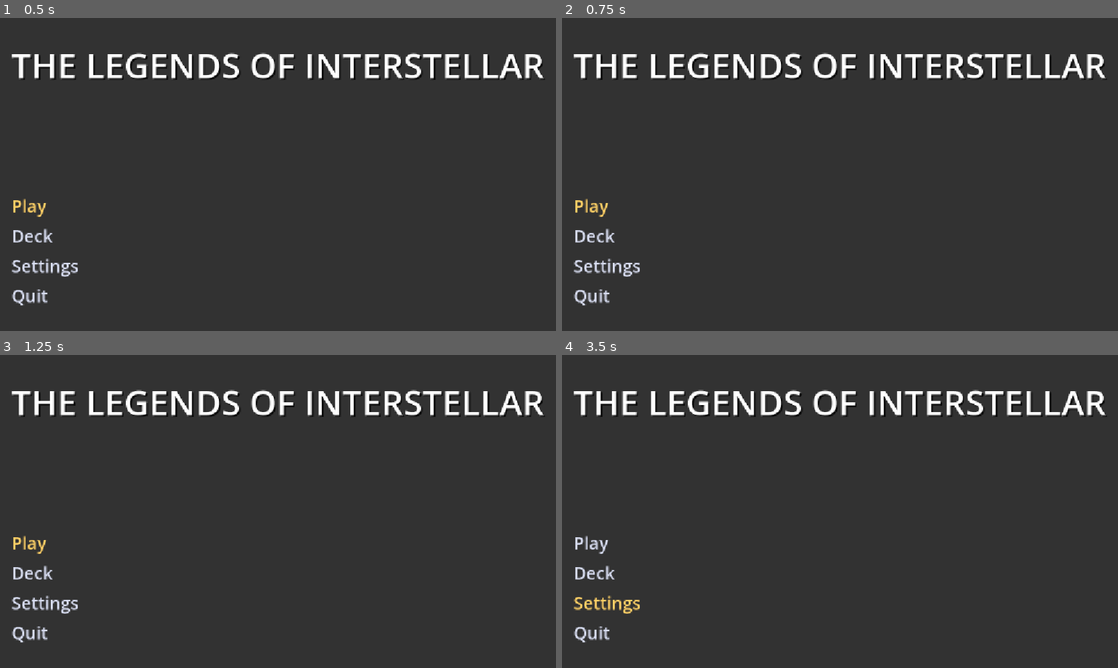
Above: before the commit, frames 1-4 (two rows, left to right).
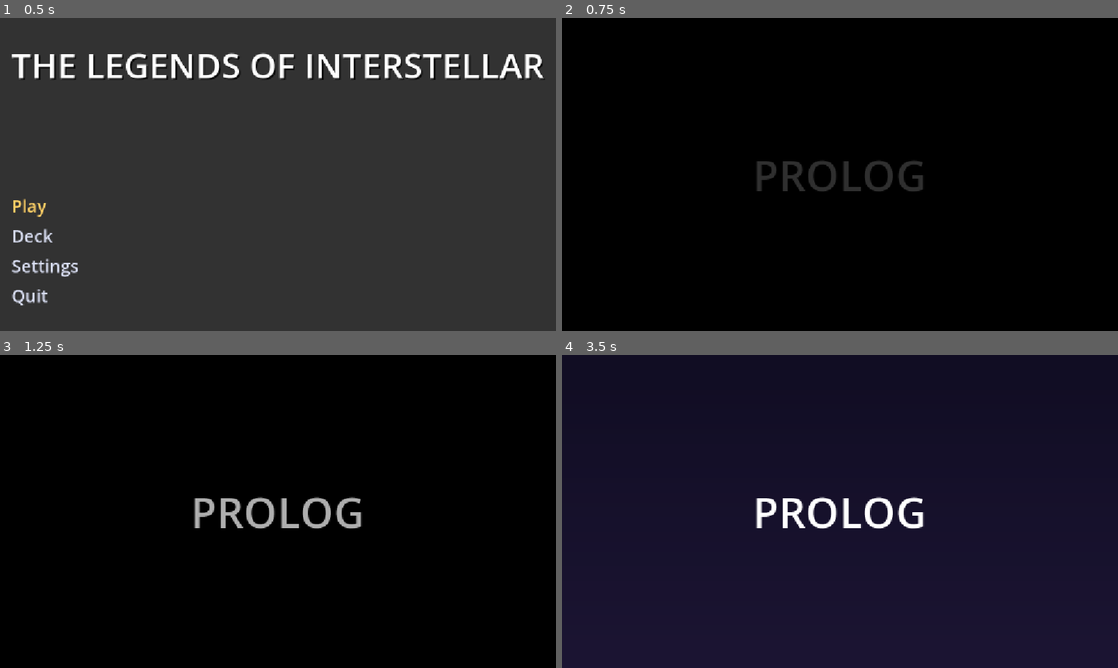
Above: after the commit, the same moments.

Repository: Hendrikojoe/The-Legends-Of-Interstellar
Game: Godot game, scene res://Scenes/main_menu.tscn
Same seed, same stepped clock (60 frames per second), same inputs: the game is played once before the commit and once after it. The project has no main scene, so this scene is started directly.
Inputs (mouse positions are in pixels of both pictures, inside the frame that each line leads up to):
- Up to frame 1 (0.5 s): no input
- Up to frame 2 (0.75 s): click "Play" at 0.5 s
- Up to frame 3 (1.25 s): no input
- Up to frame 4 (3.5 s): click (606, 542) at 1.25 s, where only the run before the commit has a clickable "Play"; click (606, 574) at 2 s, where only the run before the commit has a clickable "Deck"; click (606, 602) at 2.75 s, where only the run before the commit has a clickable "Settings"

Frame 1 is identical in both runs. In frame 2, 98% of the frame differs, in the area x 0-100%, y 0-100%; in frame 3, 99%; in frame 4, 99%.

Commit message:
prolog #1
gila aku wak lama-lama

Diff:
--- /dev/null
+++ b/Scenes/alto.tscn
@@ -0,0 +1,23 @@
+[gd_scene format=3]
+
+[ext_resource type="Script" path="res://Scripts/alto.gd" id="1_alto"]
+[ext_resource type="Script" path="res://Scripts/placeholder_capsule.gd" id="2_capsule"]
+
+[sub_resource type="CapsuleShape2D" id="CapsuleShape2D_alto"]
+radius = 20.0
+height = 96.0
+
+[node name="Alto" type="CharacterBody2D"]
+script = ExtResource("1_alto")
+
+[node name="CollisionShape2D" type="CollisionShape2D" parent="."]
+position = Vector2(0, -48)
+shape = SubResource("CapsuleShape2D_alto")
+
+[node name="Body" type="Node2D" parent="."]
+script = ExtResource("2_capsule")
+color = Color(0.4, 0.8, 1, 1)
+
+[node name="Camera2D" type="Camera2D" parent="."]
+position_smoothing_enabled = true
+position_smoothing_speed = 8.0
--- /dev/null
+++ b/Scenes/dialogue_box.tscn
@@ -0,0 +1,62 @@
+[gd_scene format=3]
+
+[ext_resource type="Script" path="res://Scripts/dialogue_box.gd" id="1_dialogue"]
+
+[sub_resource type="StyleBoxFlat" id="StyleBoxFlat_panel"]
+bg_color = Color(0.04, 0.04, 0.12, 0.92)
+border_width_left = 2
+border_width_top = 2
+border_width_right = 2
+border_width_bottom = 2
+border_color = Color(1, 0.82, 0.4, 1)
+corner_radius_top_left = 8
+corner_radius_top_right = 8
+corner_radius_bottom_right = 8
+corner_radius_bottom_left = 8
+
+[node name="DialogueBox" type="CanvasLayer"]
+layer = 10
+script = ExtResource("1_dialogue")
+
+[node name="Panel" type="PanelContainer" parent="."]
+anchors_preset = 12
+anchor_top = 1.0
+anchor_right = 1.0
+anchor_bottom = 1.0
+offset_left = 48.0
+offset_top = -216.0
+offset_right = -48.0
+offset_bottom = -32.0
+grow_horizontal = 2
+grow_vertical = 0
+theme_override_styles/panel = SubResource("StyleBoxFlat_panel")
+
+[node name="Margin" type="MarginContainer" parent="Panel"]
+layout_mode = 2
+theme_override_constants/margin_left = 28
+theme_override_constants/margin_top = 16
+theme_override_constants/margin_right = 28
+theme_override_constants/margin_bottom = 16
+
+[node name="VBox" type="VBoxContainer" parent="Panel/Margin"]
+layout_mode = 2
+
+[node name="NameLabel" type="Label" parent="Panel/Margin/VBox"]
+layout_mode = 2
+theme_override_colors/font_color = Color(1, 0.82, 0.4, 1)
+theme_override_font_sizes/font_size = 28
+text = "Nama"
+
+[node name="TextLabel" type="Label" parent="Panel/Margin/VBox"]
+layout_mode = 2
+size_flags_vertical = 3
+theme_override_font_sizes/font_size = 24
+text = "Teks dialog"
+autowrap_mode = 3
+
+[node name="HintLabel" type="Label" parent="Panel/Margin/VBox"]
+layout_mode = 2
+theme_override_colors/font_color = Color(0.7, 0.7, 0.8, 1)
+theme_override_font_sizes/font_size = 18
+text = "[E] Lanjut"
+horizontal_alignment = 2
--- /dev/null
+++ b/Scenes/king.tscn
@@ -0,0 +1,32 @@
+[gd_scene format=3]
+
+[ext_resource type="Script" path="res://Scripts/king.gd" id="1_king"]
+[ext_resource type="Script" path="res://Scripts/placeholder_capsule.gd" id="2_capsule"]
+
+[sub_resource type="CircleShape2D" id="CircleShape2D_zone"]
+radius = 180.0
+
+[node name="King" type="Node2D"]
+script = ExtResource("1_king")
+
+[node name="Body" type="Node2D" parent="."]
+script = ExtResource("2_capsule")
+radius = 28.0
+height = 150.0
+color = Color(1, 0.82, 0.3, 1)
+facing = -1
+
+[node name="InteractZone" type="Area2D" parent="."]
+
+[node name="CollisionShape2D" type="CollisionShape2D" parent="InteractZone"]
+position = Vector2(0, -60)
+shape = SubResource("CircleShape2D_zone")
+
+[node name="Prompt" type="Label" parent="."]
+offset_left = -60.0
+offset_top = -200.0
+offset_right = 60.0
+offset_bottom = -170.0
+theme_override_font_sizes/font_size = 22
+text = "[E] Bicara"
+horizontal_alignment = 1
--- a/Scenes/main_menu.tscn
+++ b/Scenes/main_menu.tscn
@@ -30,6 +30,7 @@
 grow_vertical = 2
 theme = SubResource("Theme_menu")
 script = ExtResource("1_menu")
+play_scene = "res://Scenes/prolog.tscn"
 
 [node name="Background" type="TextureRect" parent="." unique_id=261895627]
 layout_mode = 1
--- /dev/null
+++ b/Scenes/prolog.tscn
@@ -0,0 +1,90 @@
+[gd_scene format=3]
+
+[ext_resource type="Script" path="res://Scripts/prolog.gd" id="1_prolog"]
+[ext_resource type="PackedScene" path="res://Scenes/alto.tscn" id="2_alto"]
+[ext_resource type="PackedScene" path="res://Scenes/king.tscn" id="3_king"]
+[ext_resource type="PackedScene" path="res://Scenes/dialogue_box.tscn" id="4_dialogue"]
+
+[sub_resource type="Gradient" id="Gradient_sky"]
+colors = PackedColorArray(0.02, 0.02, 0.1, 1, 0.3, 0.22, 0.5, 1)
+
+[sub_resource type="GradientTexture2D" id="GradientTexture2D_sky"]
+gradient = SubResource("Gradient_sky")
+fill_from = Vector2(0, 0)
+fill_to = Vector2(0, 1)
+width = 4
+height = 256
+
+[sub_resource type="RectangleShape2D" id="RectangleShape2D_ground"]
+size = Vector2(2480, 80)
+
+[sub_resource type="RectangleShape2D" id="RectangleShape2D_wall"]
+size = Vector2(40, 2400)
+
+[node name="Prolog" type="Node2D"]
+script = ExtResource("1_prolog")
+
+[node name="Sky" type="TextureRect" parent="."]
+offset_left = -2200.0
+offset_top = -2600.0
+offset_right = 2200.0
+offset_bottom = 0.0
+texture = SubResource("GradientTexture2D_sky")
+expand_mode = 1
+
+[node name="Ground" type="StaticBody2D" parent="."]
+position = Vector2(0, 40)
+
+[node name="CollisionShape2D" type="CollisionShape2D" parent="Ground"]
+shape = SubResource("RectangleShape2D_ground")
+
+[node name="Visual" type="ColorRect" parent="Ground"]
+offset_left = -2200.0
+offset_top = -40.0
+offset_right = 2200.0
+offset_bottom = 600.0
+color = Color(0.18, 0.14, 0.25, 1)
+
+[node name="WallLeft" type="StaticBody2D" parent="."]
+position = Vector2(-1220, -1000)
+
+[node name="CollisionShape2D" type="CollisionShape2D" parent="WallLeft"]
+shape = SubResource("RectangleShape2D_wall")
+
+[node name="WallRight" type="StaticBody2D" parent="."]
+position = Vector2(1220, -1000)
+
+[node name="CollisionShape2D" type="CollisionShape2D" parent="WallRight"]
+shape = SubResource("RectangleShape2D_wall")
+
+[node name="King" parent="." instance=ExtResource("3_king")]
+position = Vector2(400, 0)
+
+[node name="Alto" parent="." instance=ExtResource("2_alto")]
+position = Vector2(-400, 0)
+
+[node name="DialogueBox" parent="." instance=ExtResource("4_dialogue")]
+
+[node name="IntroLayer" type="CanvasLayer" parent="."]
+layer = 20
+
+[node name="Fade" type="ColorRect" parent="IntroLayer"]
+anchors_preset = 15
+anchor_right = 1.0
+anchor_bottom = 1.0
+grow_horizontal = 2
+grow_vertical = 2
+mouse_filter = 2
+color = Color(0, 0, 0, 1)
+
+[node name="PrologTitle" type="Label" parent="IntroLayer"]
+anchors_preset = 15
+anchor_right = 1.0
+anchor_bottom = 1.0
+grow_horizontal = 2
+grow_vertical = 2
+mouse_filter = 2
+theme_override_font_sizes/font_size = 88
+text = "PROLOG"
+horizontal_alignment = 1
+vertical_alignment = 1
--- /dev/null
+++ b/Scripts/alto.gd
@@ -0,0 +1,91 @@
+extends CharacterBody2D
+
+const InputSetup = preload("res://Scripts/input_setup.gd")
+
+@export_group("Movement")
+@export var move_speed: float = 280.0
+@export var crouch_speed: float = 110.0
+@export var acceleration: float = 1800.0
+@export var friction: float = 2200.0
+@export var jump_velocity: float = -560.0
+
+@export_group("Collision")
+@export var stand_height: float = 96.0
+@export var crouch_height: float = 56.0
+
+var can_move: bool = true
+var auto_direction: float = 0.0
+var is_crouching: bool = false
+var facing: int = 1
+var has_crystal: bool = false
+
+var _gravity: float = ProjectSettings.get_setting("physics/2d/default_gravity")
+
+@onready var collision: CollisionShape2D = $CollisionShape2D
+@onready var body_visual: Node2D = $Body
+@onready var camera: Camera2D = $Camera2D
+
+
+func _ready() -> void:
+	InputSetup.ensure_actions()
+	add_to_group("player")
+	collision.shape = collision.shape.duplicate()
+	_apply_height(stand_height)
+
+
+func _physics_process(delta: float) -> void:
+	if not is_on_floor():
+		velocity.y += _gravity * delta
+
+	var direction := _get_direction()
+	_update_crouch()
+
+	if can_move and is_on_floor() and not is_crouching and Input.is_action_just_pressed("jump"):
+		velocity.y = jump_velocity
+
+	var speed := crouch_speed if is_crouching else move_speed
+	if direction != 0.0:
+		velocity.x = move_toward(velocity.x, direction * speed, acceleration * delta)
+		_set_facing(1 if direction > 0.0 else -1)
+	else:
+		velocity.x = move_toward(velocity.x, 0.0, friction * delta)
+
+	move_and_slide()
+
+
+func _get_direction() -> float:
+	if not can_move:
+		return auto_direction
+	return Input.get_axis("move_left", "move_right")
+
+
+func _update_crouch() -> void:
+	var wants_crouch := can_move and is_on_floor() and Input.is_action_pressed("crouch")
+	if wants_crouch and not is_crouching:
+		_set_crouch(true)
+	elif not wants_crouch and is_crouching and _can_stand():
+		_set_crouch(false)
+
+
+func _can_stand() -> bool:
+	var extra := stand_height - crouch_height
+	return not test_move(global_transform, Vector2(0.0, -extra))
+
+
+func _set_crouch(value: bool) -> void:
+	is_crouching = value
+	_apply_height(crouch_height if value else stand_height)
+
+
+func _apply_height(height: float) -> void:
+	var capsule := collision.shape as CapsuleShape2D
+	capsule.height = height
+	collision.position.y = -height / 2.0
+	if body_visual.has_method("set_capsule_height"):
+		body_visual.set_capsule_height(height)
+
+
+func _set_facing(new_facing: int) -> void:
+	facing = new_facing
+	if "facing" in body_visual:
+		body_visual.facing = new_facing
--- /dev/null
+++ b/Scripts/dialogue_box.gd
@@ -0,0 +1,88 @@
+extends CanvasLayer
+
+signal dialogue_finished
+
+@export var chars_per_second: float = 45.0
+
+var is_active: bool = false
+
+var _lines: Array = []
+var _index: int = 0
+var _typing: bool = false
+var _tween: Tween
+
+@onready var panel: PanelContainer = $Panel
+@onready var name_label: Label = $Panel/Margin/VBox/NameLabel
+@onready var text_label: Label = $Panel/Margin/VBox/TextLabel
+@onready var hint_label: Label = $Panel/Margin/VBox/HintLabel
+
+
+func _ready() -> void:
+	panel.hide()
+
+
+func start(lines: Array) -> void:
+	if lines.is_empty():
+		return
+	_lines = lines
+	_index = 0
+	is_active = true
+	panel.show()
+	_show_line()
+
+
+func _unhandled_input(event: InputEvent) -> void:
+	if not is_active:
+		return
+	if event.is_action_pressed("interact") or event.is_action_pressed("ui_accept"):
+		get_viewport().set_input_as_handled()
+		if _typing:
+			_finish_typing()
+		else:
+			_next_line()
+
+
+func _show_line() -> void:
+	var line: Dictionary = _lines[_index]
+	var speaker: String = line.get("speaker", "")
+	var text: String = line.get("text", "")
+
+	name_label.text = speaker
+	name_label.visible = not speaker.is_empty()
+	text_label.text = text
+	text_label.visible_ratio = 0.0
+	hint_label.hide()
+
+	_typing = true
+	if _tween:
+		_tween.kill()
+	var duration: float = maxf(text.length() / chars_per_second, 0.05)
+	_tween = create_tween()
+	_tween.tween_property(text_label, "visible_ratio", 1.0, duration)
+	_tween.finished.connect(_on_typing_done)
+
+
+func _finish_typing() -> void:
+	if _tween:
+		_tween.kill()
+	text_label.visible_ratio = 1.0
+	_on_typing_done()
+
+
+func _on_typing_done() -> void:
+	_typing = false
+	hint_label.show()
+
+
+func _next_line() -> void:
+	_index += 1
+	if _index >= _lines.size():
+		_close()
+	else:
+		_show_line()
+
+
+func _close() -> void:
+	is_active = false
+	panel.hide()
+	dialogue_finished.emit()
--- /dev/null
+++ b/Scripts/input_setup.gd
@@ -0,0 +1,20 @@
+extends RefCounted
+
+const ACTIONS := {
+	"move_left": [KEY_A, KEY_LEFT],
+	"move_right": [KEY_D, KEY_RIGHT],
+	"jump": [KEY_W, KEY_UP, KEY_SPACE],
+	"crouch": [KEY_S, KEY_DOWN],
+	"interact": [KEY_E],
+}
+
+
+static func ensure_actions() -> void:
+	for action: String in ACTIONS:
+		if InputMap.has_action(action):
+			continue
+		InputMap.add_action(action)
+		for keycode: int in ACTIONS[action]:
+			var event := InputEventKey.new()
+			event.physical_keycode = keycode as Key
+			InputMap.action_add_event(action, event)
--- /dev/null
+++ b/Scripts/king.gd
@@ -0,0 +1,43 @@
+extends Node2D
+
+signal interacted
+
+@export var enabled: bool = true:
+	set(value):
+		enabled = value
+		_refresh_prompt()
+
+var _player_in_range: bool = false
+
+@onready var zone: Area2D = $InteractZone
+@onready var prompt: Label = $Prompt
+
+
+func _ready() -> void:
+	zone.body_entered.connect(_on_body_entered)
+	zone.body_exited.connect(_on_body_exited)
+	_refresh_prompt()
+
+
+func _unhandled_input(event: InputEvent) -> void:
+	if enabled and _player_in_range and event.is_action_pressed("interact"):
+		get_viewport().set_input_as_handled()
+		interacted.emit()
+
+
+func _on_body_entered(body: Node2D) -> void:
+	if body.is_in_group("player"):
+		_player_in_range = true
+		_refresh_prompt()
+
+
+func _on_body_exited(body: Node2D) -> void:
+	if body.is_in_group("player"):
+		_player_in_range = false
+		_refresh_prompt()
+
+
+func _refresh_prompt() -> void:
+	if not is_node_ready():
+		return
+	prompt.visible = enabled and _player_in_range
--- /dev/null
+++ b/Scripts/placeholder_capsule.gd
@@ -0,0 +1,36 @@
+@tool
+extends Node2D
+
+@export var radius: float = 20.0:
+	set(value):
+		radius = value
+		queue_redraw()
+
+@export var height: float = 96.0:
+	set(value):
+		height = value
+		queue_redraw()
+
+@export var color: Color = Color(0.4, 0.8, 1.0, 1.0):
+	set(value):
+		color = value
+		queue_redraw()
+
+@export var facing: int = 1:
+	set(value):
+		facing = value
+		queue_redraw()
+
+
+func set_capsule_height(new_height: float) -> void:
+	height = new_height
+
+
+func _draw() -> void:
+	var r: float = minf(radius, height / 2.0)
+	var bottom_center := Vector2(0.0, -r)
+	var top_center := Vector2(0.0, -(height - r))
+	draw_circle(bottom_center, r, color)
+	draw_circle(top_center, r, color)
+	draw_rect(Rect2(-r, -(height - r), r * 2.0, height - r * 2.0), color)
+	draw_circle(top_center + Vector2(r * 0.45 * facing, -r * 0.1), r * 0.22, Color.WHITE)
--- /dev/null
+++ b/Scripts/prolog.gd
@@ -0,0 +1,110 @@
+extends Node2D
+
+@export_file("*.tscn") var next_scene: String = ""
+
+@export_group("Intro")
+@export var camera_pan_duration: float = 5.0
+@export var camera_start_height: float = 1500.0
+@export var camera_final_offset: Vector2 = Vector2(0.0, -120.0)
+
+const DIALOGUE := [
+	{
+		"speaker": "Alto",
+		"text": "Yang Mulia! Saya mendengar kabar tentang Putri Ellie. Izinkan saya pergi untuk mencarinya!",
+	},
+	{
+		"speaker": "Raja Interstellar",
+		"text": "Alto... Anak muda, kau harus tahu bahwa yang dihadapi bukanlah musuh biasa. Brok tinggal di sebuah goa tersembunyi di balik pegunungan yang jarang dijamah. Perjalanan ini sangat berbahaya. Berhati-hatilah.",
+	},
+	{
+		"speaker": "Alto",
+		"text": "Jangan khawatir, Yang Mulia. Apa pun rintangannya, saya berjanji... saya akan membawa Putri Ellie pulang dengan selamat!",
+	},
+	{
+		"speaker": "Raja Interstellar",
+		"text": "Baiklah jika itu keputusanmu. Ambillah kristal ini; ia akan membantumu memancarkan cahaya di tempat-tempat paling gelap dan mengeluarkan serangan bercahaya saat kau membutuhkannya.",
+	},
+	{
+		"speaker": "Alto",
+		"text": "Terima kasih, Yang Mulia. Saya akan menjaga kepercayaan ini.",
+	},
+]
+
+var _intro_playing: bool = false
+var _intro_tween: Tween
+
+@onready var alto = $Alto
+@onready var king = $King
+@onready var dialogue_box = $DialogueBox
+@onready var fade: ColorRect = $IntroLayer/Fade
+@onready var title: Label = $IntroLayer/PrologTitle
+
+
+func _ready() -> void:
+	king.interacted.connect(_on_king_interacted)
+	dialogue_box.dialogue_finished.connect(_on_dialogue_finished)
+	_play_intro()
+
+
+func _unhandled_input(event: InputEvent) -> void:
+	if _intro_playing and event.is_action_pressed("interact"):
+		get_viewport().set_input_as_handled()
+		_intro_tween.kill()
+		_on_intro_finished()
+
+
+func _play_intro() -> void:
+	_intro_playing = true
+	alto.can_move = false
+	king.enabled = false
+
+	fade.color.a = 1.0
+	title.modulate.a = 0.0
+	alto.camera.offset = camera_final_offset + Vector2(0.0, -camera_start_height)
+
+	_intro_tween = create_tween()
+	_intro_tween.tween_property(title, "modulate:a", 1.0, 1.0)
+	_intro_tween.tween_interval(1.0)
+	_intro_tween.tween_property(fade, "color:a", 0.0, 1.5)
+	_intro_tween.parallel().tween_property(alto.camera, "offset", camera_final_offset, camera_pan_duration) \
+		.set_trans(Tween.TRANS_SINE).set_ease(Tween.EASE_IN_OUT)
+	_intro_tween.parallel().tween_property(title, "modulate:a", 0.0, 1.5) \
+		.set_delay(maxf(camera_pan_duration - 1.5, 0.0))
+	_intro_tween.tween_callback(_on_intro_finished)
+
+
+func _on_intro_finished() -> void:
+	_intro_playing = false
+	fade.color.a = 0.0
+	title.modulate.a = 0.0
+	alto.camera.offset = camera_final_offset
+	alto.can_move = true
+	king.enabled = true
+
+
+func _on_king_interacted() -> void:
+	alto.can_move = false
+	king.enabled = false
+	dialogue_box.start(DIALOGUE)
+
+
+func _on_dialogue_finished() -> void:
+	alto.has_crystal = true
+	_end_prolog()
+
+
+func _end_prolog() -> void:
+	alto.auto_direction = 1.0
+	var tween := create_tween()
+	tween.tween_property(fade, "color:a", 1.0, 2.0)
+	tween.tween_callback(_change_to_next_scene)
+
+
+func _change_to_next_scene() -> void:
+	if next_scene.is_empty():
+		print("[Prolog] next_scene belum diisi. Isi lewat Inspector (node Prolog).")
+		alto.auto_direction = 0.0
+		alto.can_move = true
+		create_tween().tween_property(fade, "color:a", 0.0, 1.0)
+		return
+	get_tree().change_scene_to_file(next_scene)
Not shown, added: Scripts/alto.gd.uid
Not shown, added: Scripts/dialogue_box.gd.uid
Not shown, added: Scripts/input_setup.gd.uid
Not shown, added: Scripts/king.gd.uid
Not shown, added: Scripts/placeholder_capsule.gd.uid
Not shown, added: Scripts/prolog.gd.uid
